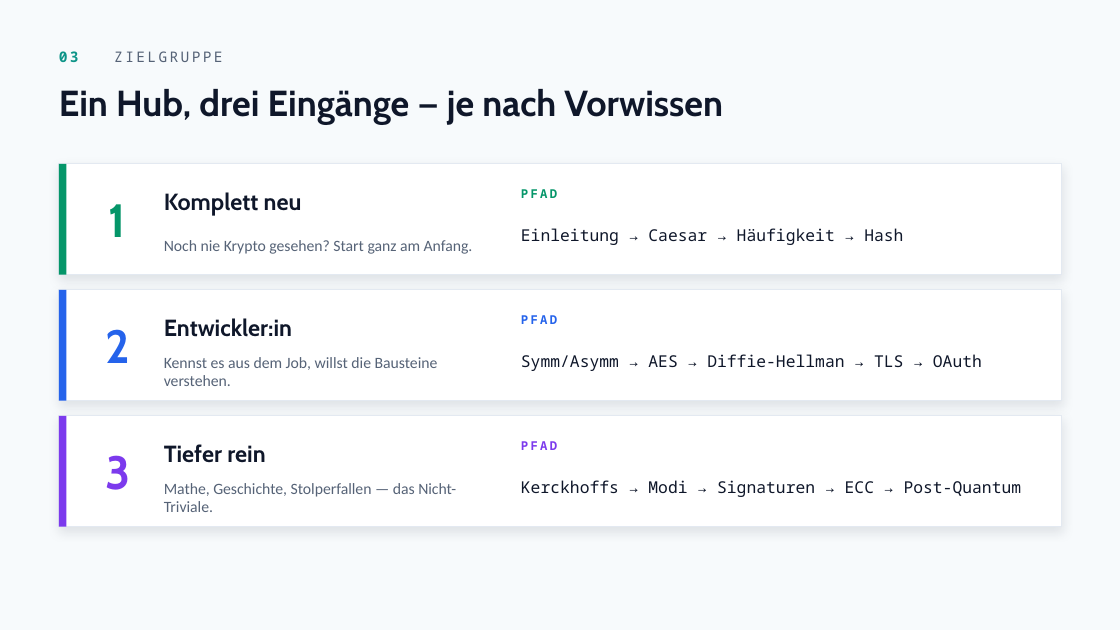
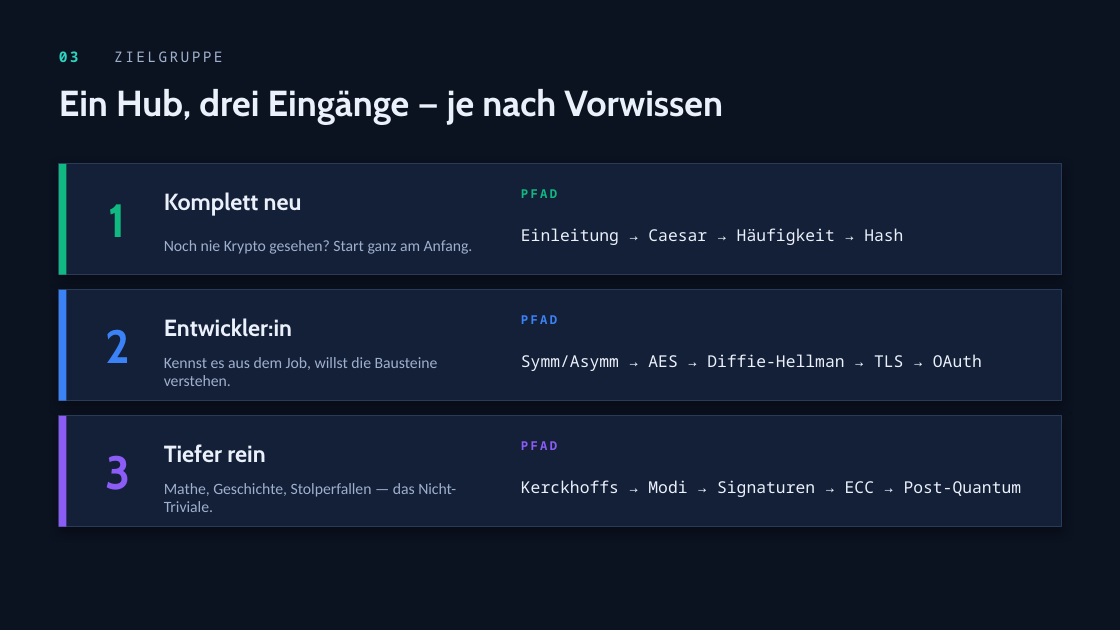
Before and after one commit to JereIsThere/auge, a slide deck: slide 4 of _present/Krypto-Learning-Hub.pptx. Drawn at 1120x630 pixels with LibreOffice and Linux fonts; fonts in the diff are those of the drawing. Boxes give left, top, right and bottom in pixels: in the first picture for what was removed or moved away, otherwise in the second. Text is boxed around its words. In the diff, an @@ line names an element or a change of style, - is before the commit and + after.

```diff
--- a/_present/Krypto-Learning-Hub.pptx
+++ b/_present/Krypto-Learning-Hub.pptx
@@ background #F7FAFC to #0B1220 @@
@@ text "03 ZIELGRUPPE" at box(59, 51, 222, 62): text colour #0D9488 to #2DD4BF in "03"; text colour #566377 to #9FB0CC in "ZIELGRUPPE" @@
@@ rectangle at box(59, 164, 66, 275): fill #059669 to #10B981 @@
@@ text "1" at box(109, 204, 126, 237): text colour #059669 to #10B981 @@
@@ text "PFAD" at box(521, 189, 557, 198): text colour #059669 to #10B981 @@
@@ rectangle at box(59, 290, 66, 401): fill #2563EB to #3B82F6 @@
@@ text "2" at box(105, 329, 130, 363): text colour #2563EB to #3B82F6 @@
@@ text "PFAD" at box(521, 315, 557, 324): text colour #2563EB to #3B82F6 @@
@@ fill #FFFFFF to #141F38; outline #E3E9F1 1 pt to #2A3A59 1 pt; shadow changed in 3 elements at box(59, 164, 1061, 275), box(59, 290, 1061, 401), box(59, 416, 1061, 527) @@
@@ rectangle at box(59, 416, 66, 527): fill #7C3AED to #8B5CF6 @@
@@ text "3" at box(105, 455, 130, 490): text colour #7C3AED to #8B5CF6 @@
@@ text "PFAD" at box(521, 441, 557, 450): text colour #7C3AED to #8B5CF6 @@
@@ text colour #566377 to #9FB0CC in 3 elements at box(164, 240, 473, 254), box(164, 357, 438, 386), box(164, 483, 456, 512) @@
@@ text colour #0F172A to #EAF1FB in 7 elements at box(59, 89, 723, 125), box(164, 192, 302, 216), box(521, 228, 903, 245), box(164, 318, 292, 337), box(521, 354, 982, 371), box(164, 444, 265, 462), box(521, 480, 1022, 497) @@
```
Also in this commit, not shown: 10 other slides changed.
